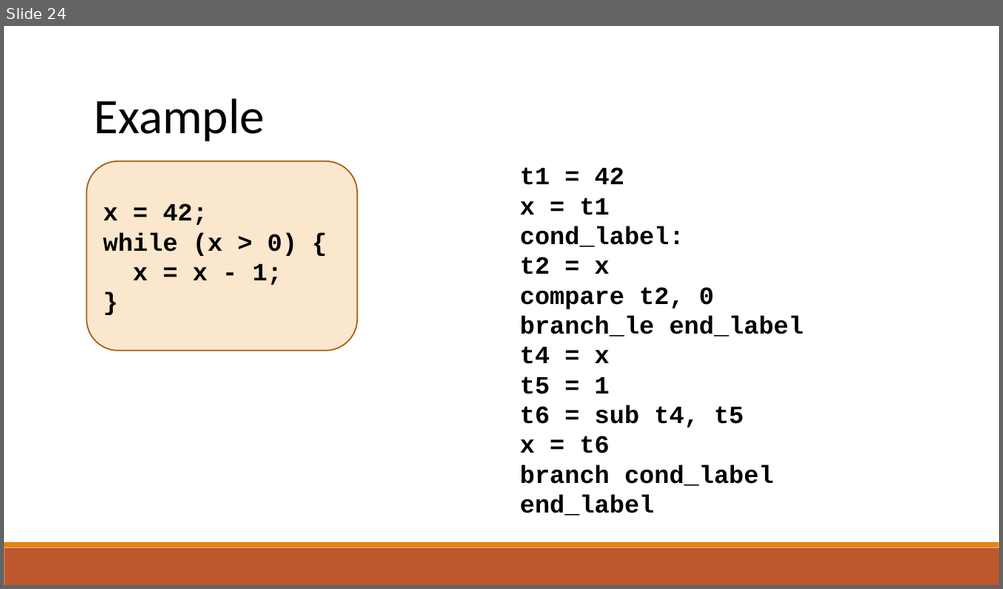
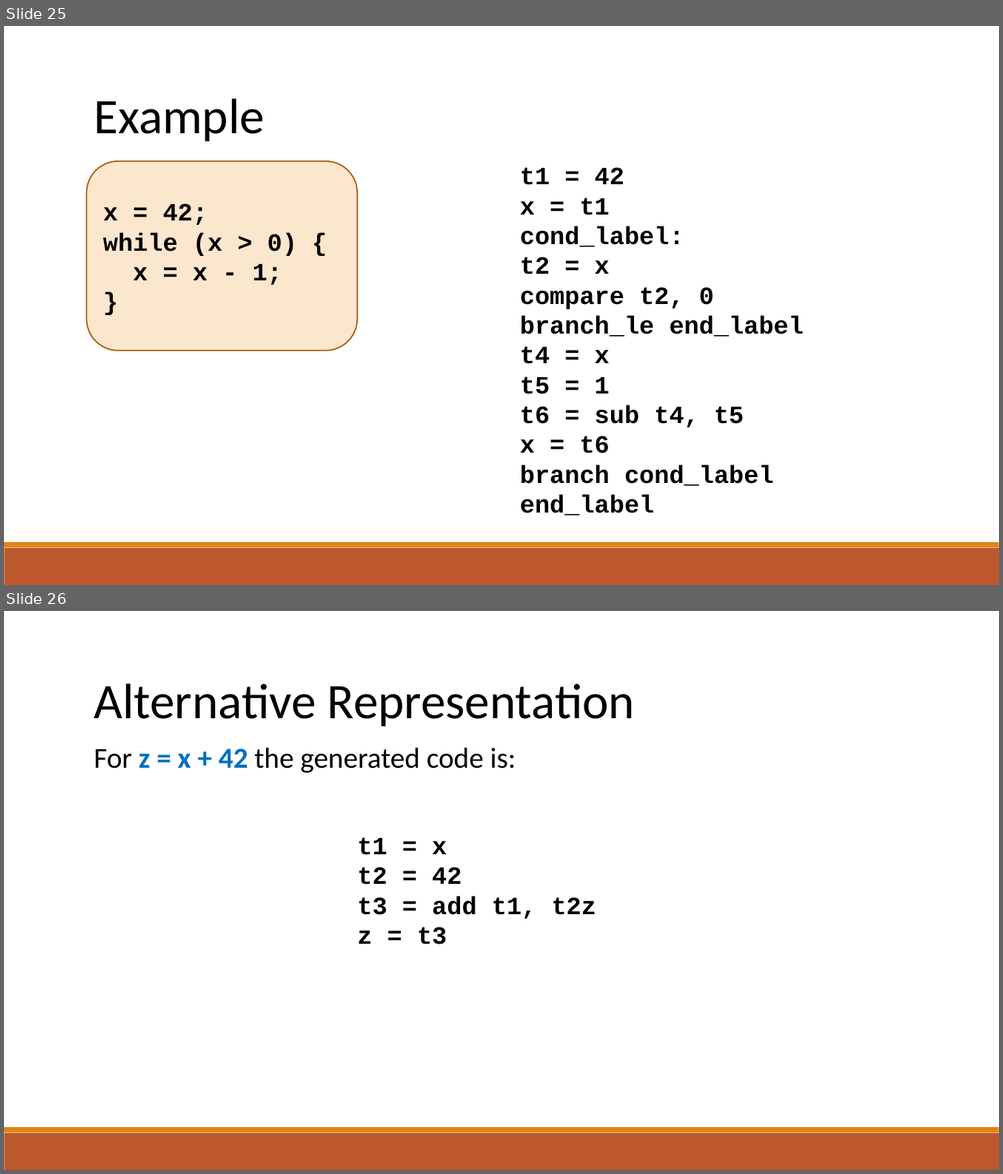
Before and after one commit to raghadzeidan/COMPILATION_TAU_FOR_STUDENTS, a slide deck: new_slides/IR.pptx. Shown one above the other, each under a label of ours: slide 24 before the commit, slides 25 and 26 after it. The pictures are 1003x589 and 1003x1174 pixels, drawn with LibreOffice and Linux fonts; fonts in the diff are those of the drawing. Boxes give left, top, right and bottom in pixels: in the first picture for what was removed or moved away, otherwise in the second. Text is boxed around its words. In the diff, an @@ line names an element or a change of style, - is before the commit and + after.

```diff
--- a/new_slides/IR.pptx
+++ b/new_slides/IR.pptx
@@ slide 26 added at box(4, 611, 999, 1170), background #FFFFFF; not listed: 2 template elements that a slide beside it also shows @@
@@ text added at box(94, 684, 635, 726), 48 pt, text #000000 @@
+Alternative Representation
@@ text added at box(94, 747, 516, 773), 28 pt, text #000000 @@
+For z = x + 42 the generated code is:
@@ text added at box(357, 837, 597, 945), 24 pt, text #000000, bold @@
+t1 = x
+t2 = 42
+t3 = add t1, t2z
+z = t3
@@ what was slide 24 is now slide 25 @@
```
Also in this commit, not shown: 4 slides changed, 2 other slides added, 1 other file.
